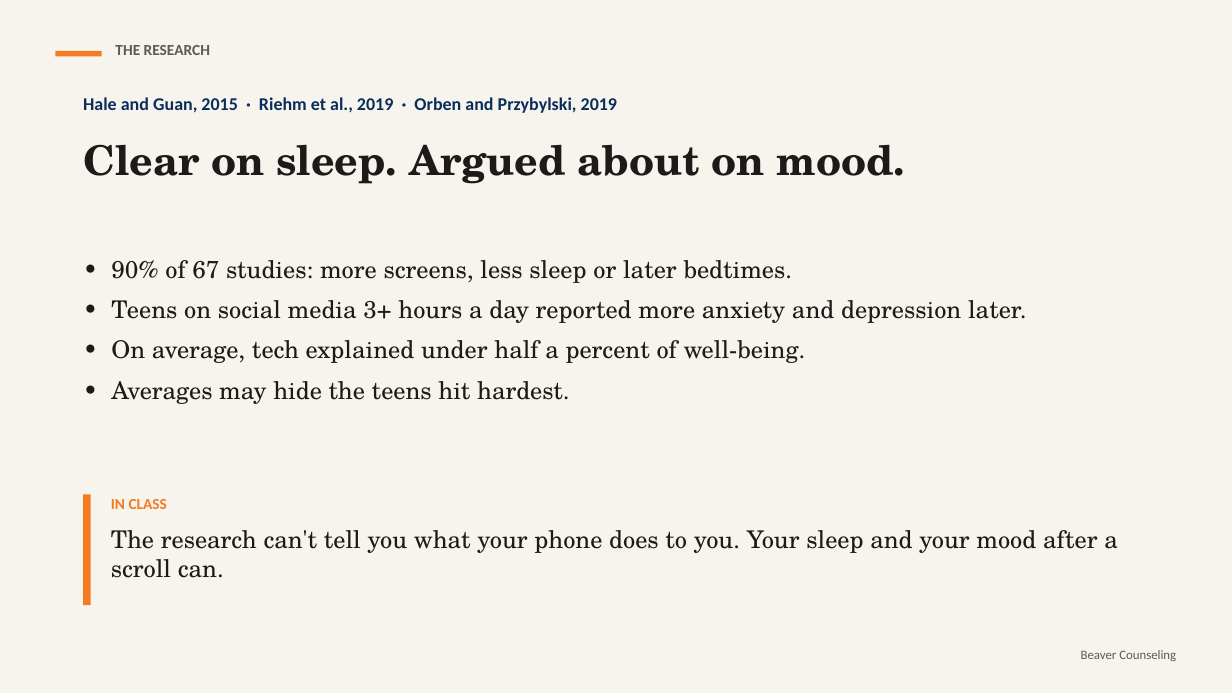
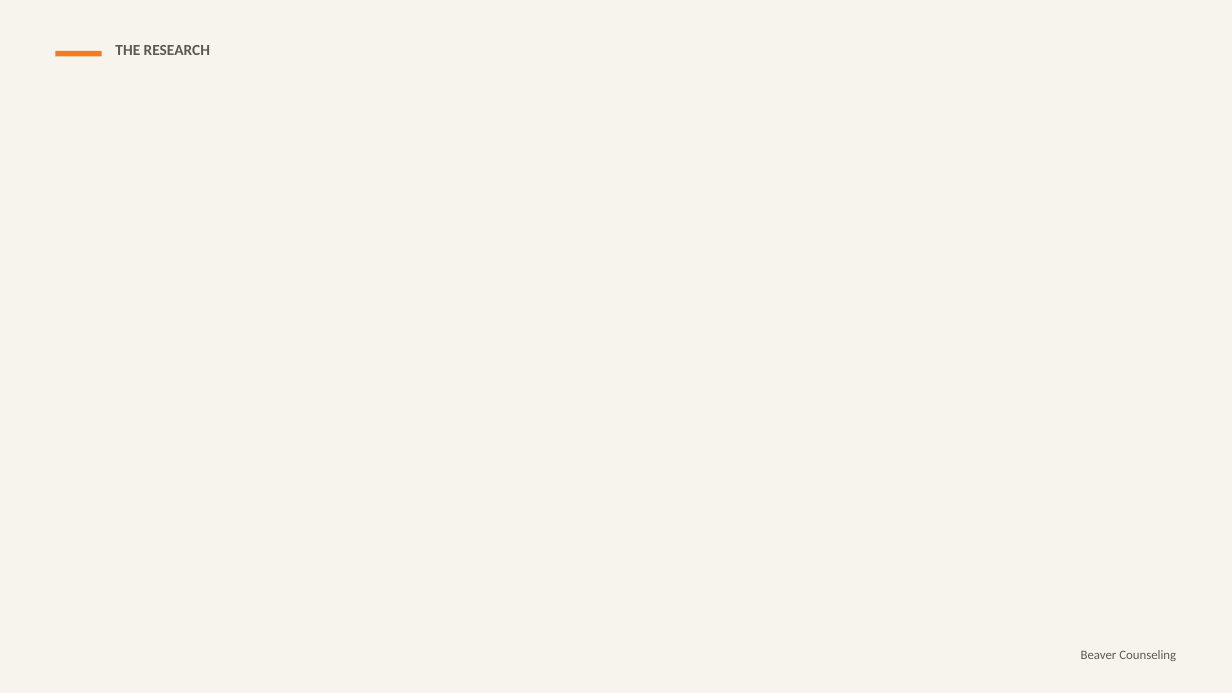
Before and after one commit to rmwtoolkit/bcds-toolkit, a slide deck: slide 16 of decks/doomscroll-lesson-v2.pptx (slide 5 before the commit). Drawn at 1232x693 pixels with LibreOffice and Linux fonts; fonts in the diff are those of the drawing; background and template pictures are left out. Boxes give left, top, right and bottom in pixels: in the first picture for what was removed or moved away, otherwise in the second. Text is boxed around its words. In the diff, an @@ line names an element or a change of style, - is before the commit and + after.

```diff
--- a/decks/doomscroll-lesson-v2.pptx
+++ b/decks/doomscroll-lesson-v2.pptx
@@ text removed at box(83, 97, 617, 113) @@
-Hale and Guan, 2015 · Riehm et al., 2019 · Orben and Przybylski, 2019
@@ text removed at box(83, 144, 906, 184) @@
-Clear on sleep. Argued about on mood.
@@ text removed at box(111, 260, 1027, 404) @@
-• 90% of 67 studies: more screens, less sleep or later bedtimes.
-• Teens on social media 3+ hours a day reported more anxiety and depression later.
-• On average, tech explained under half a percent of well-being.
-• Averages may hide the teens hit hardest.
@@ rectangle removed at box(83, 494, 91, 605) @@
@@ text removed at box(111, 499, 1118, 578) @@
-IN CLASS
-The research can't tell you what your phone does to you. Your sleep and your mood after a scroll can.
```
Also in this commit, not shown: 10 other slides changed, 22 slides added, 1 slide removed, 8 other files.
